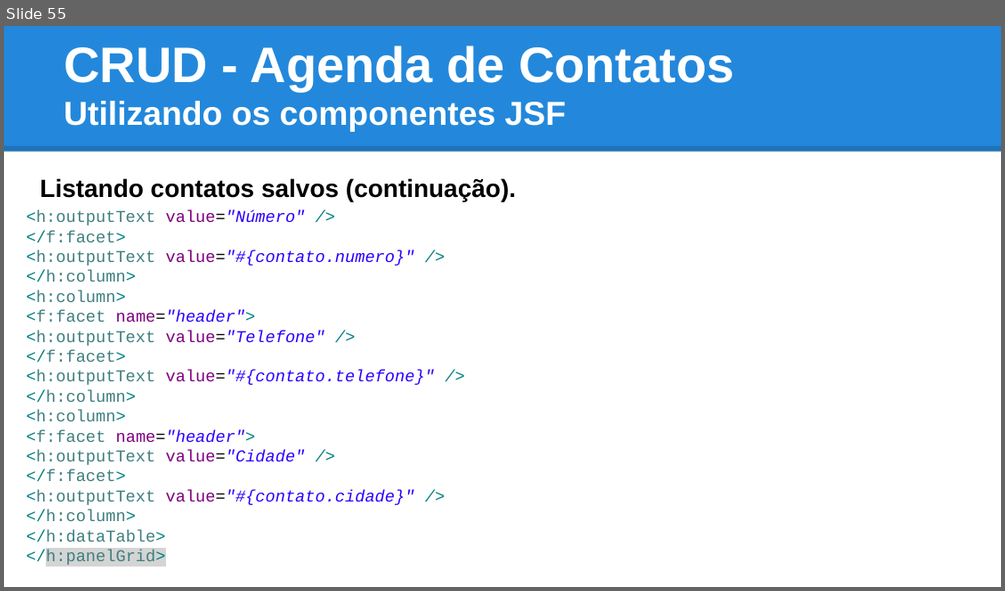
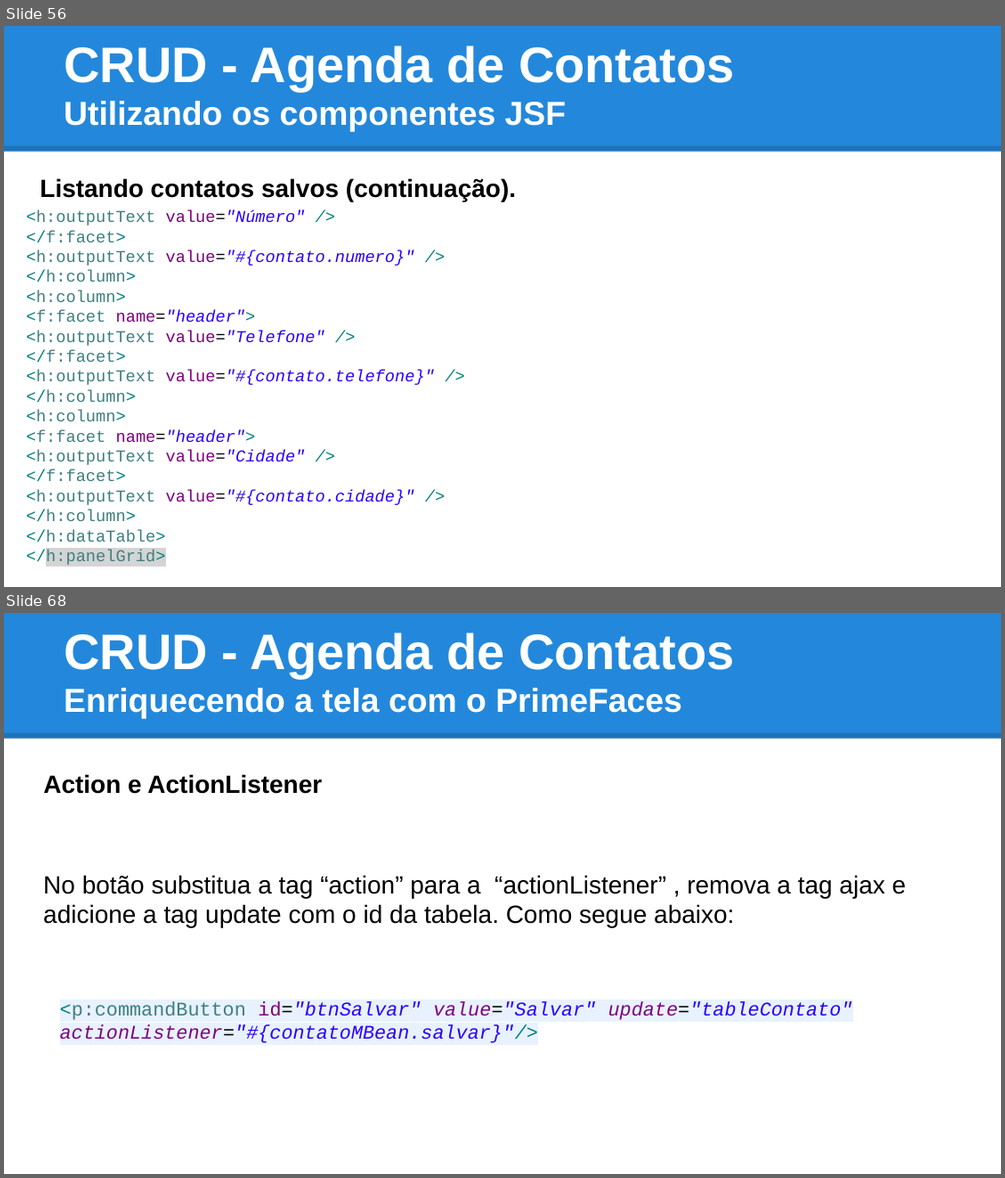
Before and after one commit to tiagogoncalves/jsf_workshop, a slide deck: apresentacao/slide_jsf_prime_faces.pptx. Shown one above the other, each under a label of ours: slide 55 before the commit, slides 56 and 68 after it; the slides between them are not shown. The pictures are 1005x591 and 1005x1178 pixels, drawn with LibreOffice and Linux fonts; fonts in the diff are those of the drawing. Boxes give left, top, right and bottom in pixels: in the first picture for what was removed or moved away, otherwise in the second. Text is boxed around its words. In the diff, an @@ line names an element or a change of style, - is before the commit and + after.

```diff
--- a/apresentacao/slide_jsf_prime_faces.pptx
+++ b/apresentacao/slide_jsf_prime_faces.pptx
@@ slide 68 added at box(4, 613, 1001, 1174), background #FFFFFF; not listed: 2 template elements that a slide beside it also shows @@
@@ title added at box(64, 633, 734, 719), 24 pt, text #FFFFFF, bold @@
+CRUD - Agenda de Contatos
+Enriquecendo a tela com o PrimeFaces
@@ text added at box(43, 774, 322, 794), 18 pt, text #000000, bold @@
+Action e ActionListener
@@ text added at box(43, 875, 906, 927), 18 pt, text #000000 @@
+No botão substitua a tag “action” para a “actionListener” , remova a tag ajax e adicione a tag update com o id da tabela. Como segue abaixo:
@@ text added at box(60, 1001, 853, 1043), 14 pt, text #2A00FF, italic @@
+<p:commandButton id="btnSalvar" value="Salvar" update="tableContato" actionListener="#{contatoMBean.salvar}"/>
@@ what was slide 55 is now slide 56 @@
```
Also in this commit, not shown: 8 slides changed, 12 other slides added, 1 other file.
